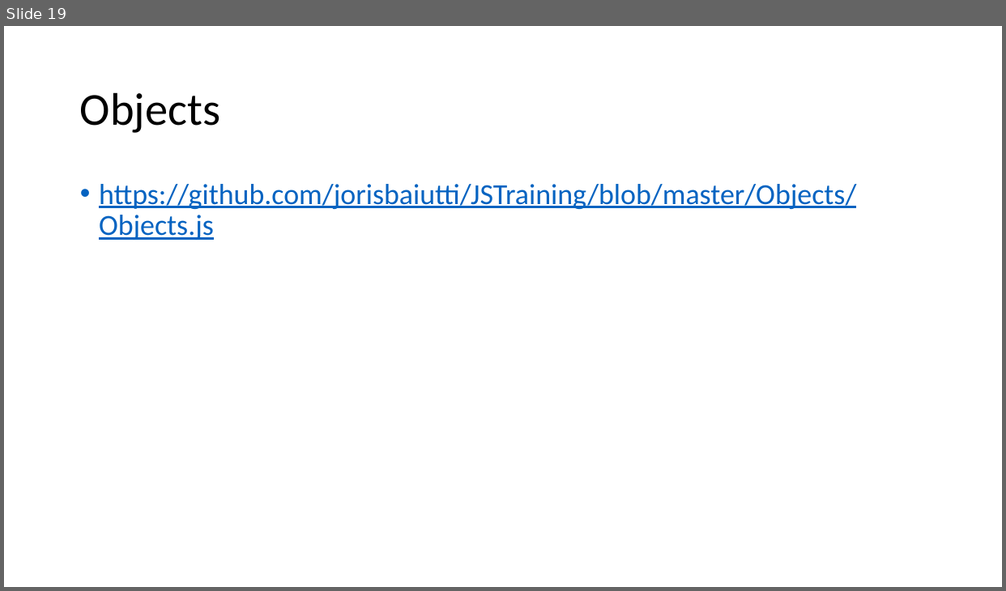
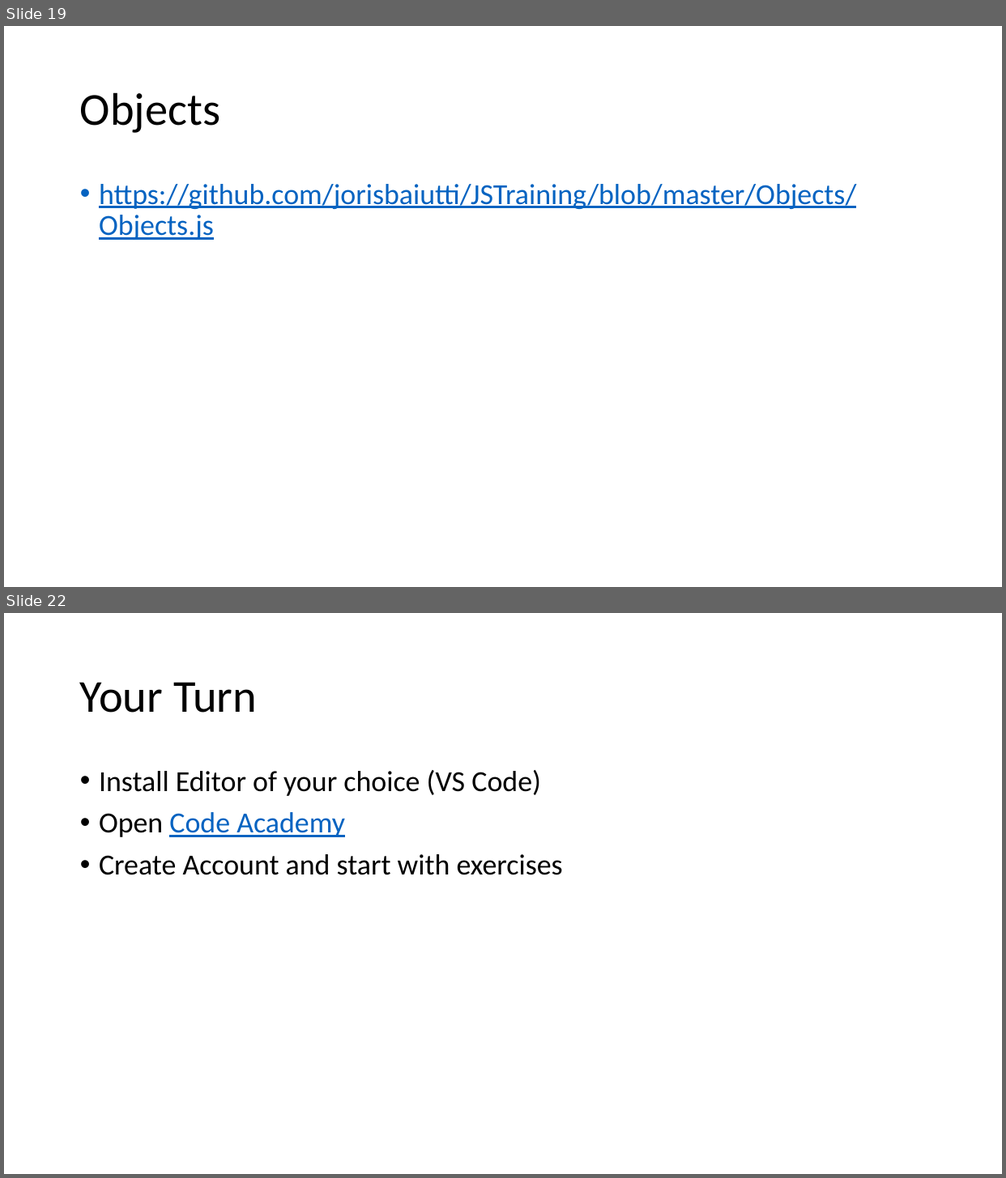
Before and after one commit to JansAkkaunt/JSTraining, a slide deck: JSTrainingj.pptx. Shown one above the other, each under a label of ours: slide 19 before the commit, slides 19 and 22 after it; the slides between them are not shown. The pictures are 1006x591 and 1006x1178 pixels, drawn with LibreOffice and Linux fonts; fonts in the diff are those of the drawing. Boxes give left, top, right and bottom in pixels: in the first picture for what was removed or moved away, otherwise in the second. Text is boxed around its words. In the diff, an @@ line names an element or a change of style, - is before the commit and + after.

```diff
--- a/JSTrainingj.pptx
+++ b/JSTrainingj.pptx
@@ slide 22 added at box(4, 613, 1002, 1174), background #FFFFFF @@
@@ title added at box(80, 682, 257, 713), 44 pt, text #000000 @@
+Your Turn
@@ text added at box(99, 770, 563, 875), 28 pt, text #000000 @@
+• Install Editor of your choice (VS Code)
+• Open Code Academy
+• Create Account and start with exercises
```
Also in this commit, not shown: 3 other slides added, 1 other file.
